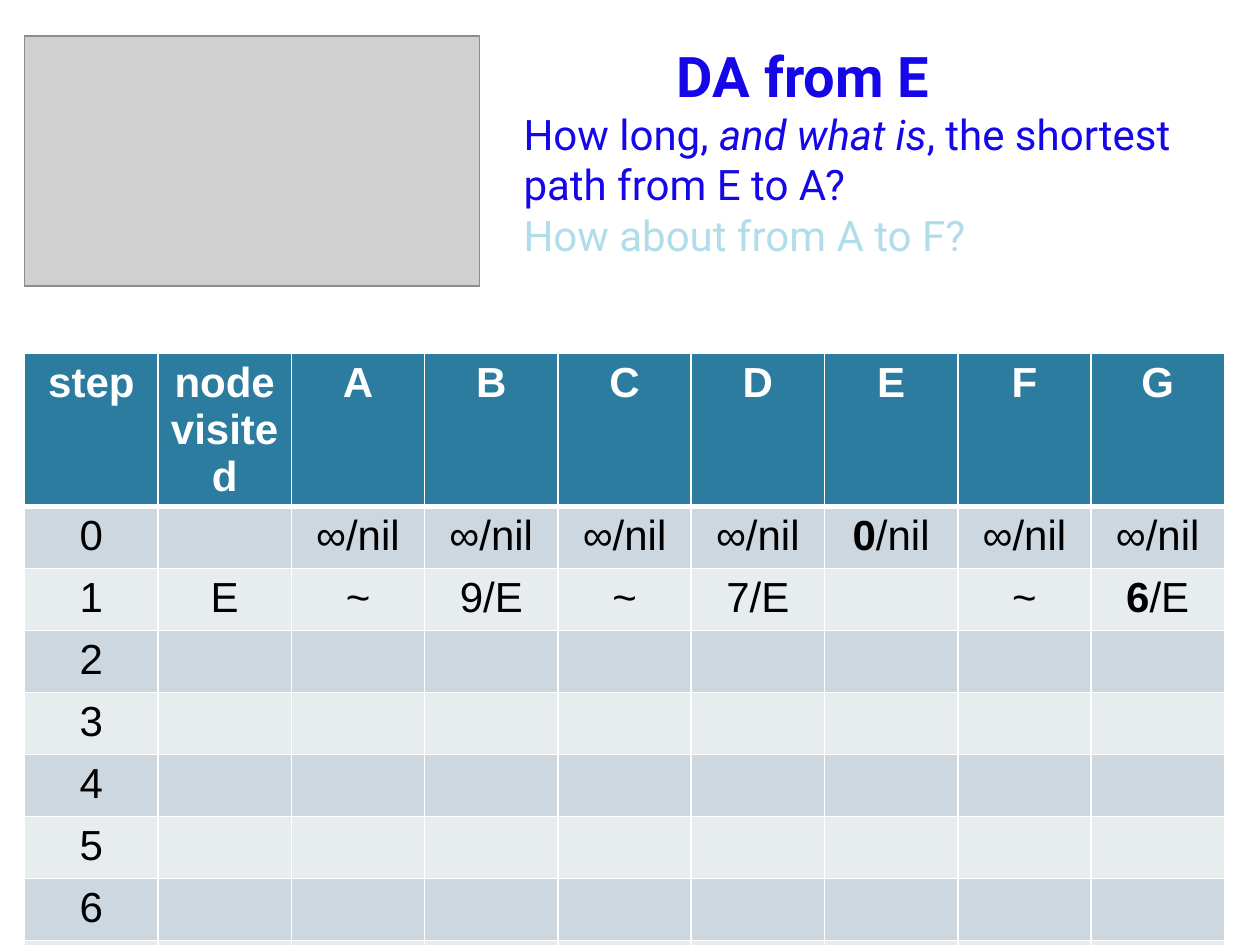
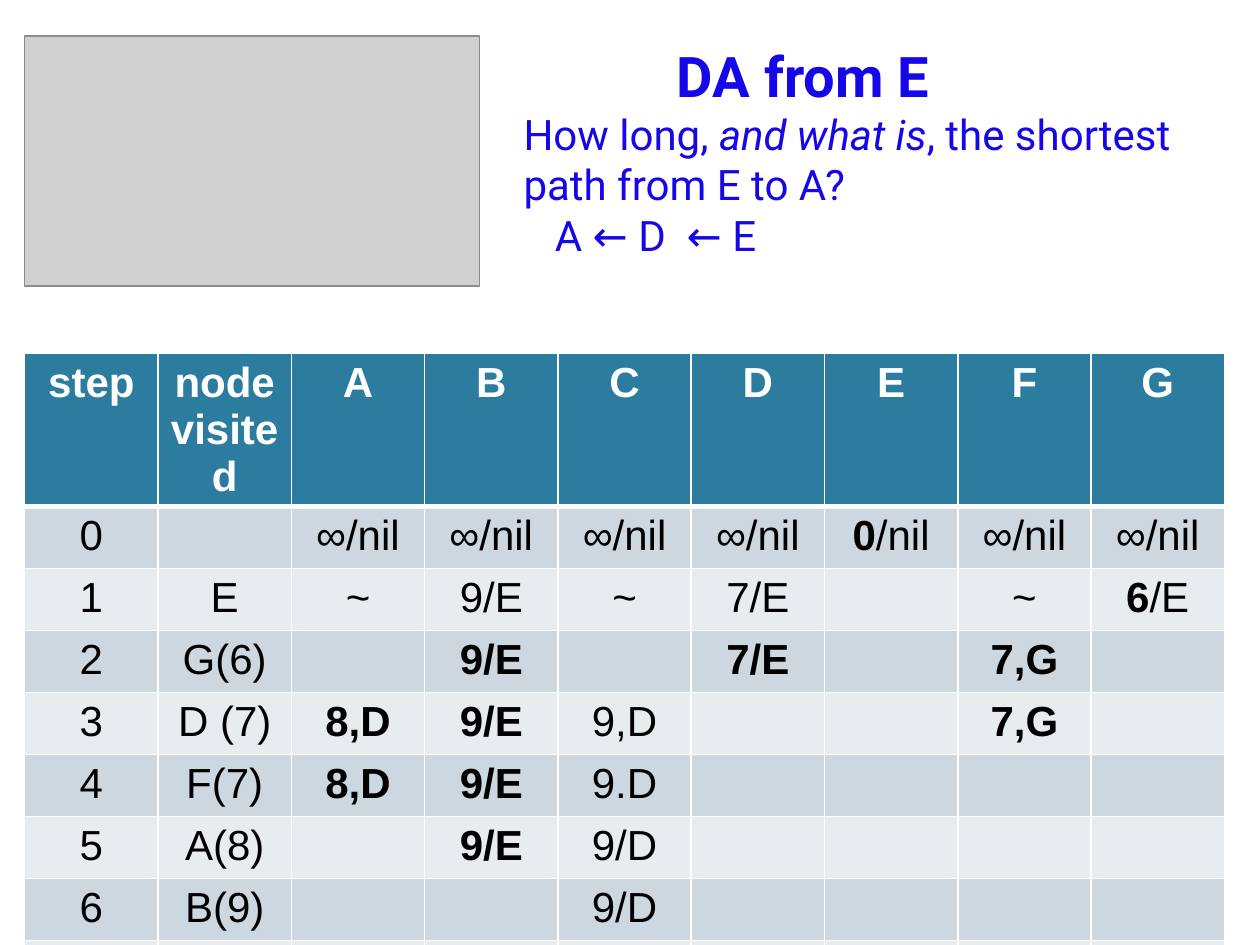
Before and after one commit to anhvir/c207, a slide deck: slide 15 of ws6.pptx. Drawn at 1260x945 pixels with LibreOffice and Linux fonts; fonts in the diff are those of the drawing; grey boxes stand for pictures; background and template pictures are left out. Boxes give left, top, right and bottom in pixels: in the first picture for what was removed or moved away, otherwise in the second. Text is boxed around its words. In the diff, an @@ line names an element or a change of style, - is before the commit and + after.

```diff
--- a/ws6.pptx
+++ b/ws6.pptx
@@ title at (524, 54, 1170, 251): text changed @@
-DA from E
-How long, and what is, the shortest path from E to A?
-How about from A to F?
+DA from E
+How long, and what is, the shortest path from E to A?
+A ← D ← E
@@ table at (25, 354, 1227, 935) @@
-row 4: 2 |  |  |  |  |  |  |  | 
+row 4: 2 | G(6) |  | 9/E |  | 7/E |  | 7,G | 
-row 5: 3 |  |  |  |  |  |  |  | 
+row 5: 3 | D (7) | 8,D | 9/E | 9,D |  |  | 7,G | 
-row 6: 4 |  |  |  |  |  |  |  | 
+row 6: 4 | F(7) | 8,D | 9/E | 9.D |  |  |  | 
-row 7: 5 |  |  |  |  |  |  |  | 
+row 7: 5 | A(8) |  | 9/E | 9/D |  |  |  | 
-row 8, column 2: 
+row 8, column 2: B(9)
-row 8, column 5: 
+row 8, column 5: 9/D
-row 9, column 2: 
+row 9, column 2: D
```
Also in this commit, not shown: 9 other slides changed, 2 other files.
